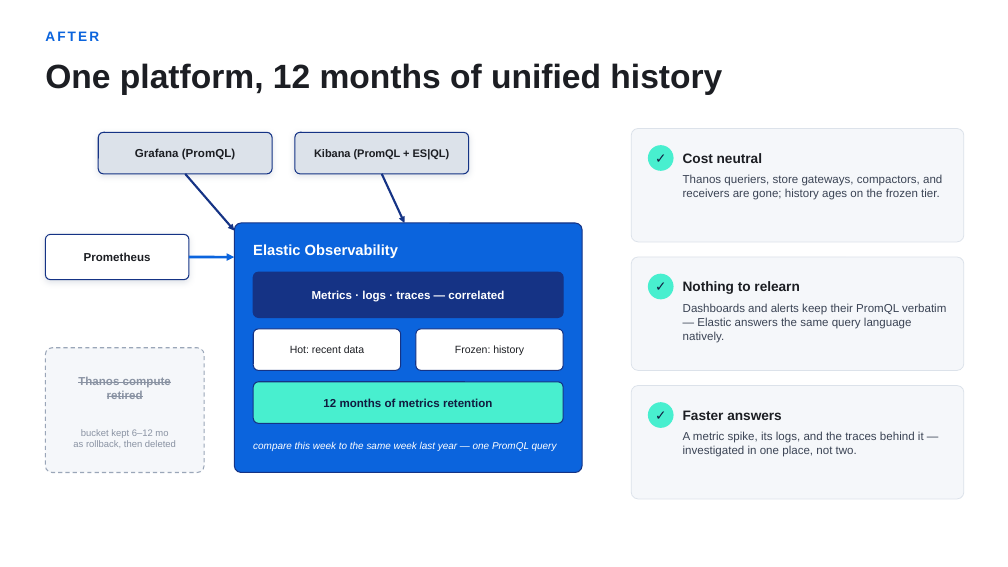
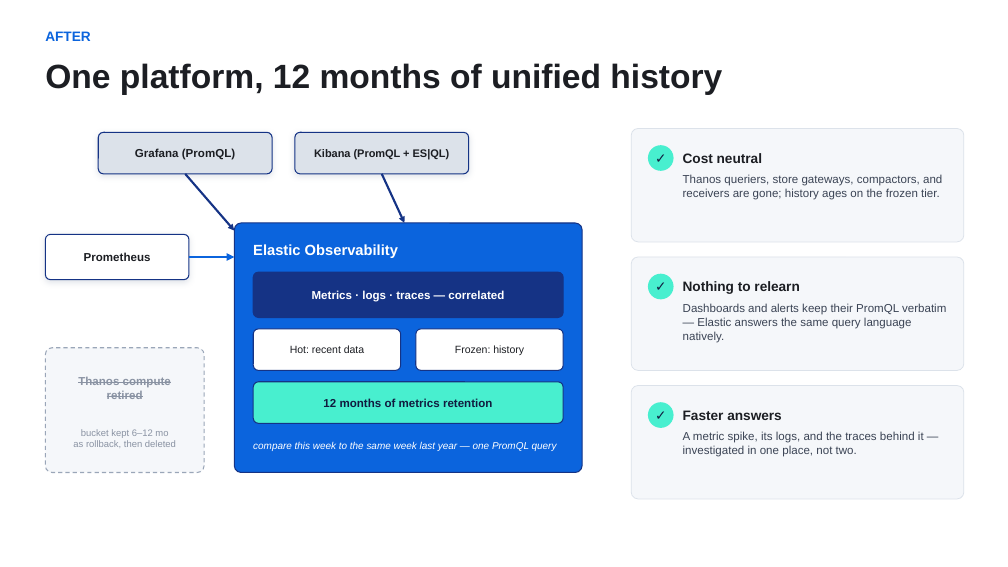
Before and after one commit to rkernutt/thanos-to-elastic, a slide deck: slide 5 of slides/thanos-to-elastic-migration.pptx (slide 4 before the commit). Drawn at 1008x567 pixels with LibreOffice and Linux fonts; fonts in the diff are those of the drawing; background and template pictures are left out. Boxes give left, top, right and bottom in pixels: in the first picture for what was removed or moved away, otherwise in the second. Text is boxed around its words. In the diff, an @@ line names an element or a change of style, - is before the commit and + after.

```diff
--- a/slides/thanos-to-elastic-migration.pptx
+++ b/slides/thanos-to-elastic-migration.pptx
@@ text "AFTER" at box(45, 31, 90, 41): letter spacing 2 to 0 pt @@
```
Also in this commit, not shown: 4 other slides changed, 1 slide added, 1 other file.
